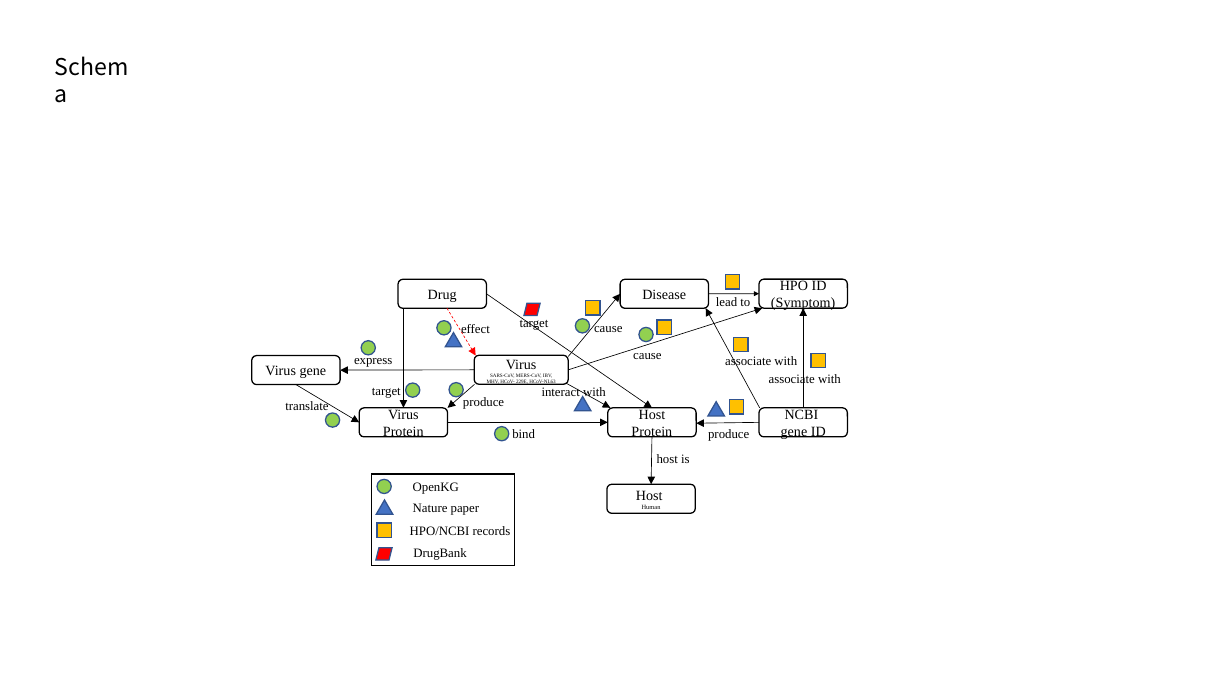
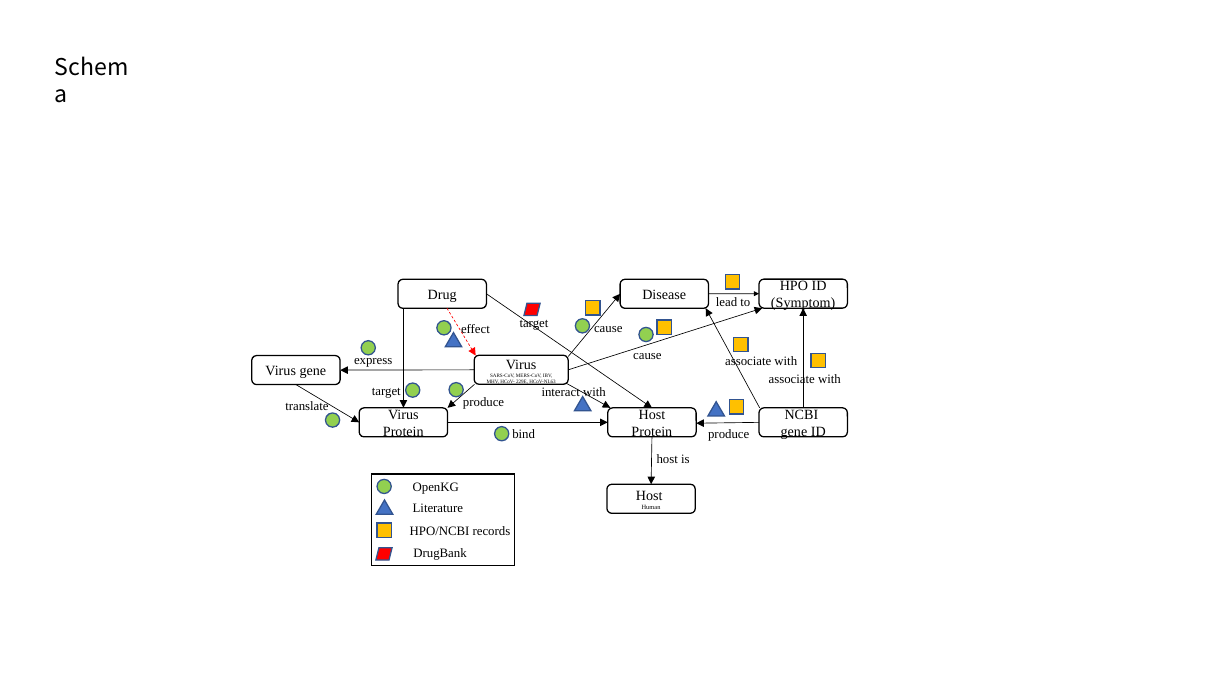
Before and after one commit to Sheldon2016/covid19kg, a slide deck: slide 1 of data/HPO/schema.pptx. Drawn at 1232x693 pixels with LibreOffice and Linux fonts; fonts in the diff are those of the drawing. Boxes give left, top, right and bottom in pixels: in the first picture for what was removed or moved away, otherwise in the second. Text is boxed around its words. In the diff, an @@ line names an element or a change of style, - is before the commit and + after.

```diff
--- a/data/HPO/schema.pptx
+++ b/data/HPO/schema.pptx
@@ text at [413,503,463,512]: text changed @@
-Nature paper
+Literature
```
Also in this commit, not shown: 2 other files.
